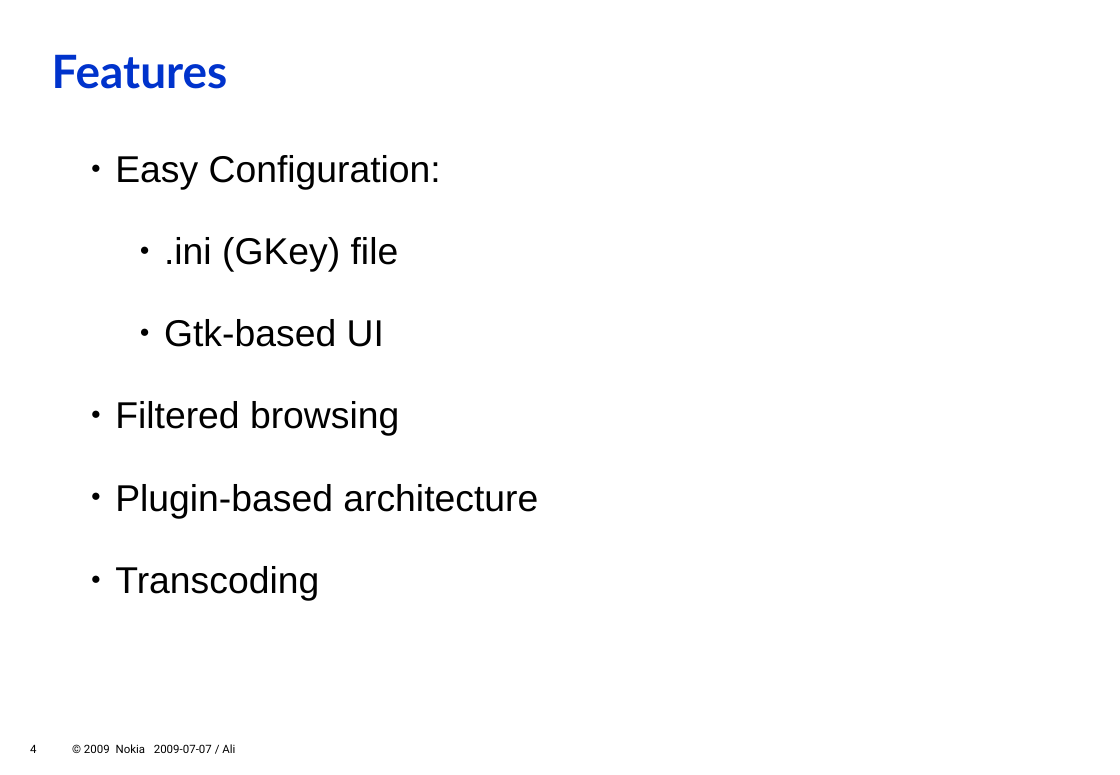
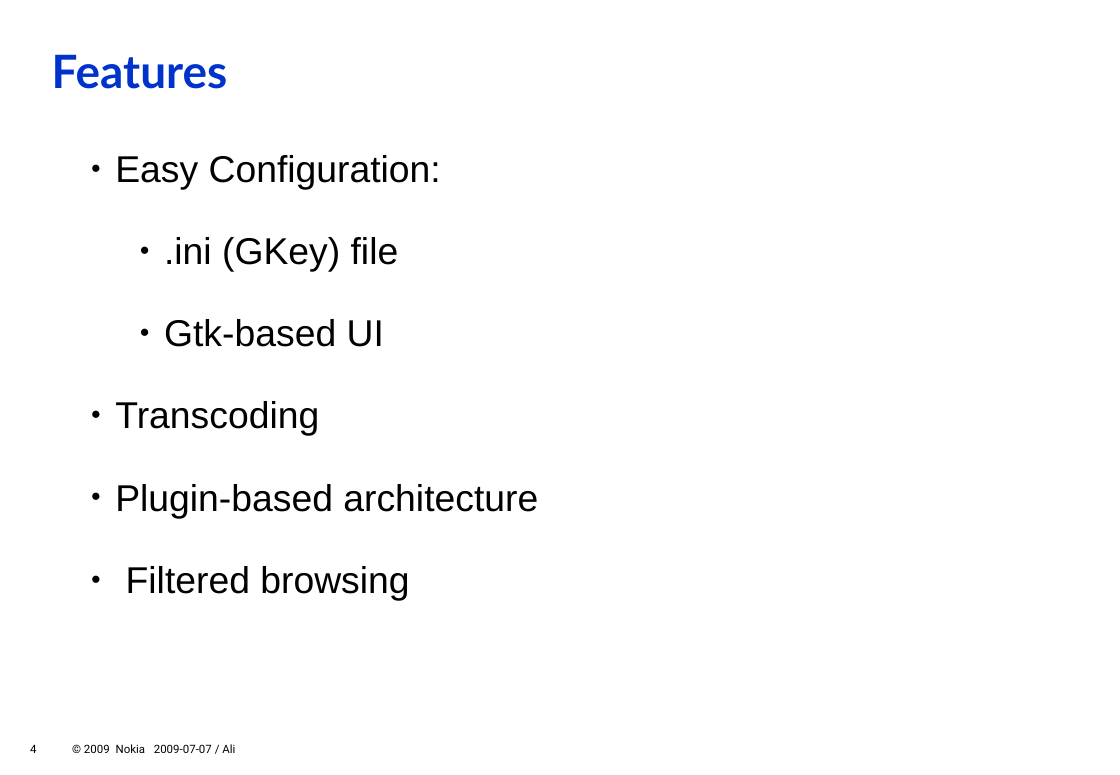
Before and after one commit to zeenix/rygel-presentation-2009, a slide deck: slide 4 of slides.odp. Drawn at 1120x775 pixels with LibreOffice and Linux fonts; fonts in the diff are those of the drawing; background and template pictures are left out. Boxes give left, top, right and bottom in pixels: in the first picture for what was removed or moved away, otherwise in the second. Text is boxed around its words. In the diff, an @@ line names an element or a change of style, - is before the commit and + after.

Commit message:
Mention "Filtered browsing" at the end

```diff
--- a/slides.odp
+++ b/slides.odp
@@ text at [115,401,538,518]: paragraphs added @@
+    ● Transcoding
+    ● Plugin-based architecture
@@ text at [115,484,538,600]: paragraphs removed @@
-    ● Plugin-based architecture
-    ● Transcoding
```
